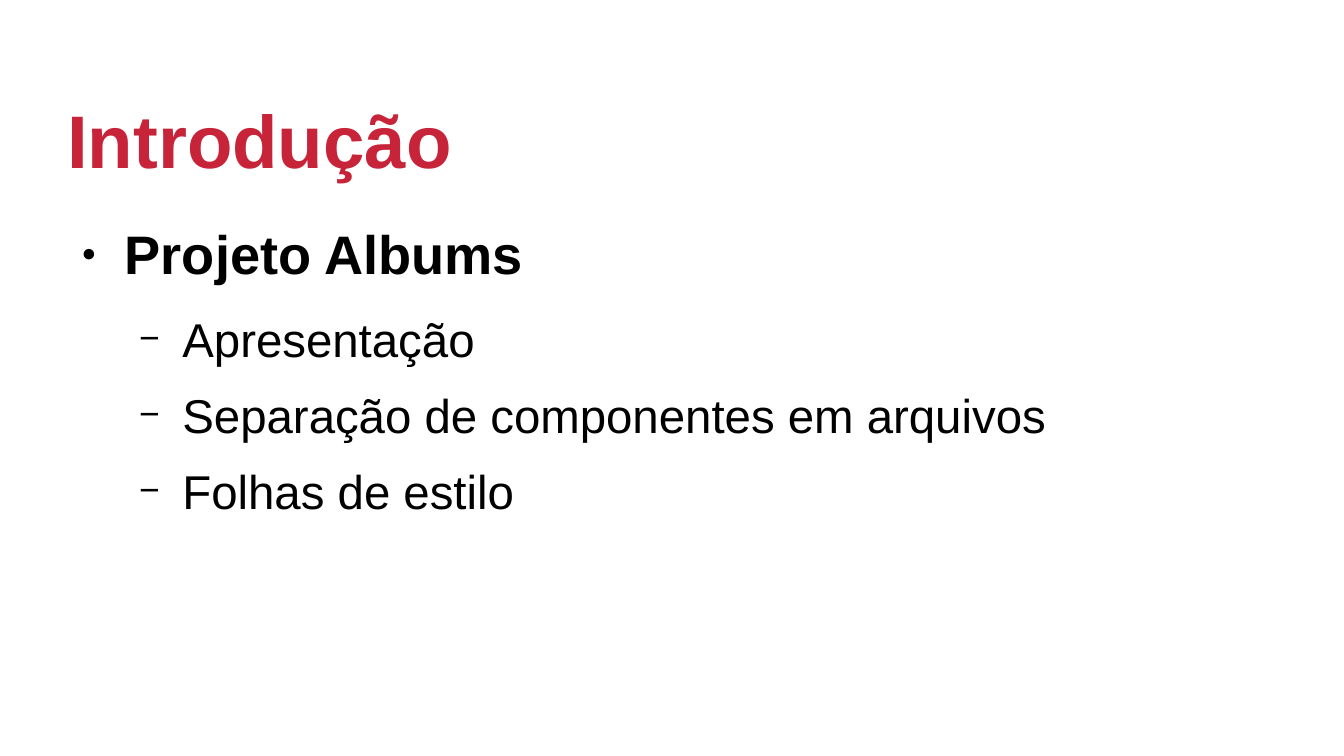
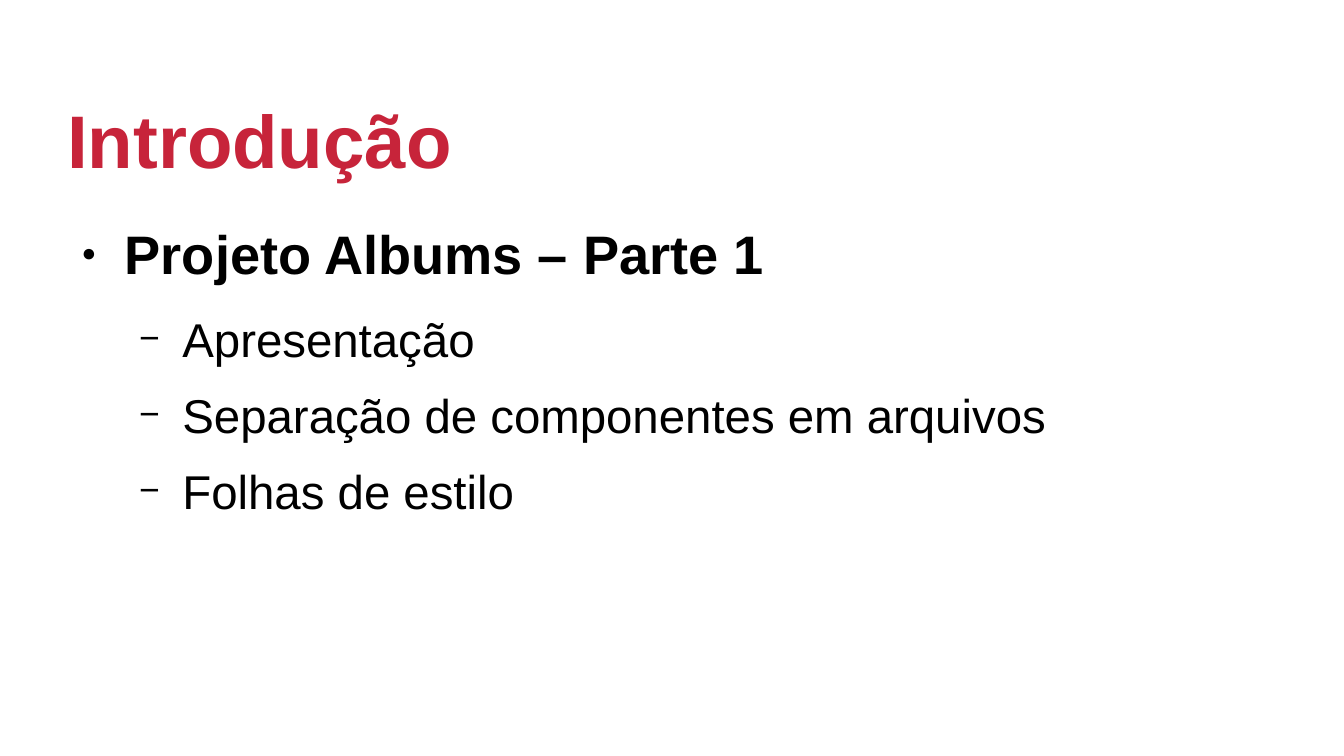
Before and after one commit to johnmagt/PIDM-2019_2, a slide deck: slide 2 of SLIDES/aula03.odp. Drawn at 1344x756 pixels with LibreOffice and Linux fonts; fonts in the diff are those of the drawing; background and template pictures are left out. Boxes give left, top, right and bottom in pixels: in the first picture for what was removed or moved away, otherwise in the second. Text is boxed around its words. In the diff, an @@ line names an element or a change of style, - is before the commit and + after.

Commit message:
aula 01 - introdução aos props

```diff
--- a/SLIDES/aula03.odp
+++ b/SLIDES/aula03.odp
@@ text at box(125, 234, 764, 284): text changed @@
-● Projeto Albums
+● Projeto Albums – Parte 1
```
Also in this commit, not shown: 31 other files.
